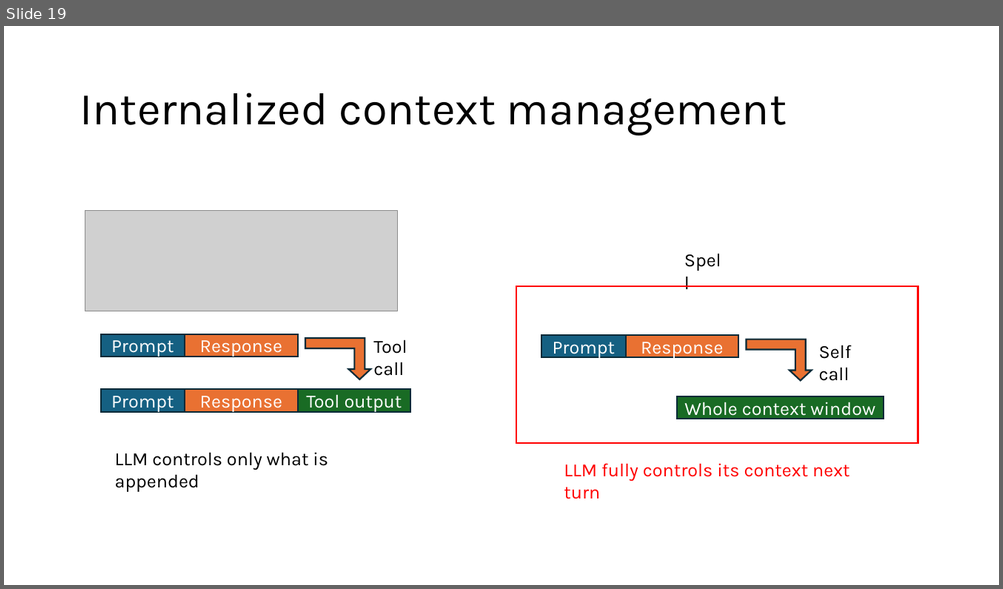
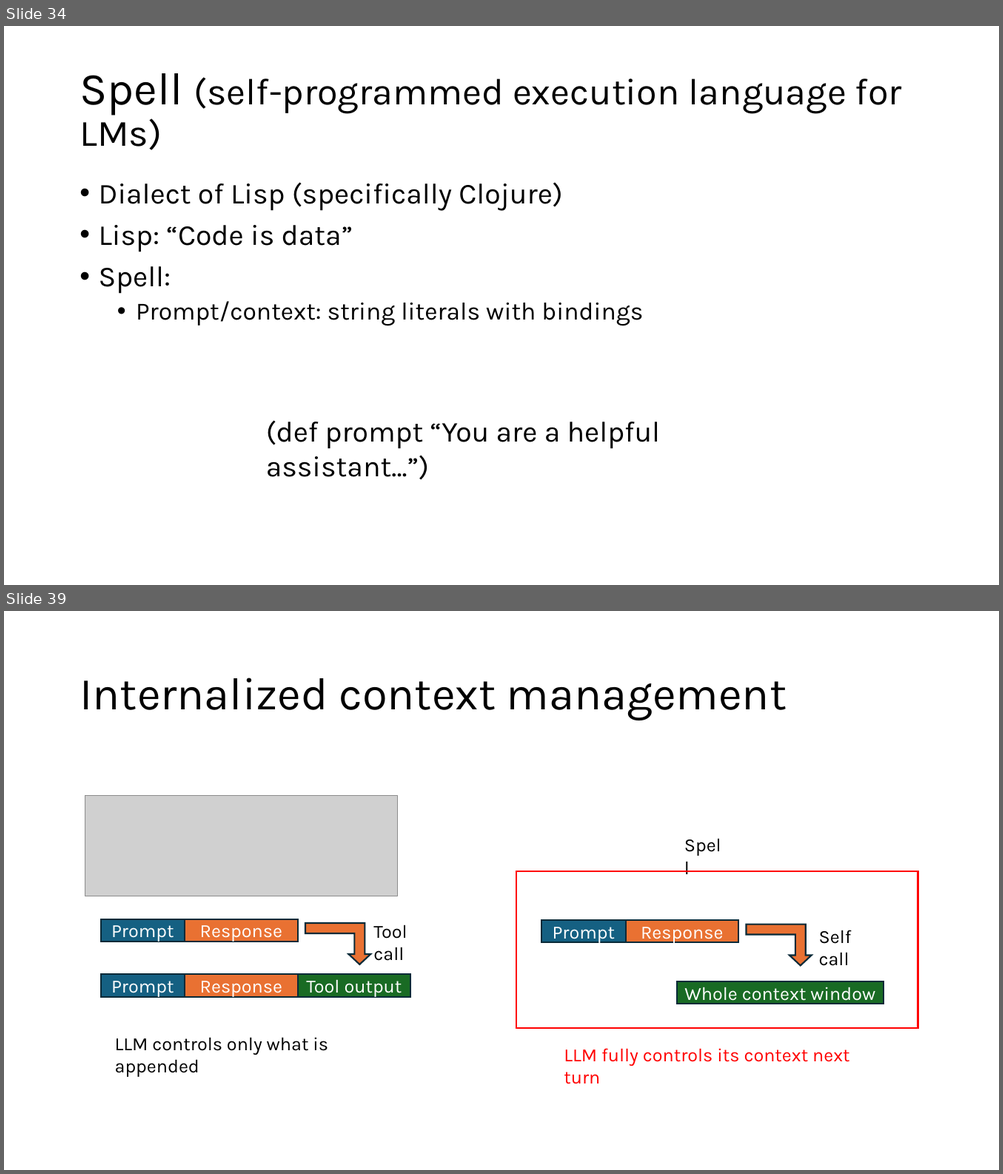
Before and after one commit to lukejoconnor/spell, a slide deck: writeup/spell-slides-030926.pptx. Shown one above the other, each under a label of ours: slide 19 before the commit, slides 34 and 39 after it; the slides between them are not shown. The pictures are 1003x589 and 1003x1174 pixels, drawn with LibreOffice and Linux fonts; fonts in the diff are those of the drawing; grey boxes stand for pictures. Boxes give left, top, right and bottom in pixels: in the first picture for what was removed or moved away, otherwise in the second. Text is boxed around its words. In the diff, an @@ line names an element or a change of style, - is before the commit and + after.

```diff
--- a/writeup/spell-slides-030926.pptx
+++ b/writeup/spell-slides-030926.pptx
@@ slide 34 added at (4,26,999,585), background #FFFFFF @@
@@ title added at (79,73,902,150), 36 pt, text #000000 @@
+Spell (self-programmed execution language for LMs)
@@ text added at (99,182,643,326), 28 pt, text #000000 @@
+• Dialect of Lisp (specifically Clojure)
+• Lisp: “Code is data”
+• Spell:
+  • Prompt/context: string literals with bindings
@@ text added at (266,420,660,480), 28 pt, text #000000 @@
+(def prompt “You are a helpful assistant…”)
@@ what was slide 19 is now slide 39 @@
```
Also in this commit, not shown: 11 slides changed, 23 other slides added, 1 slide removed, 10 other files.
